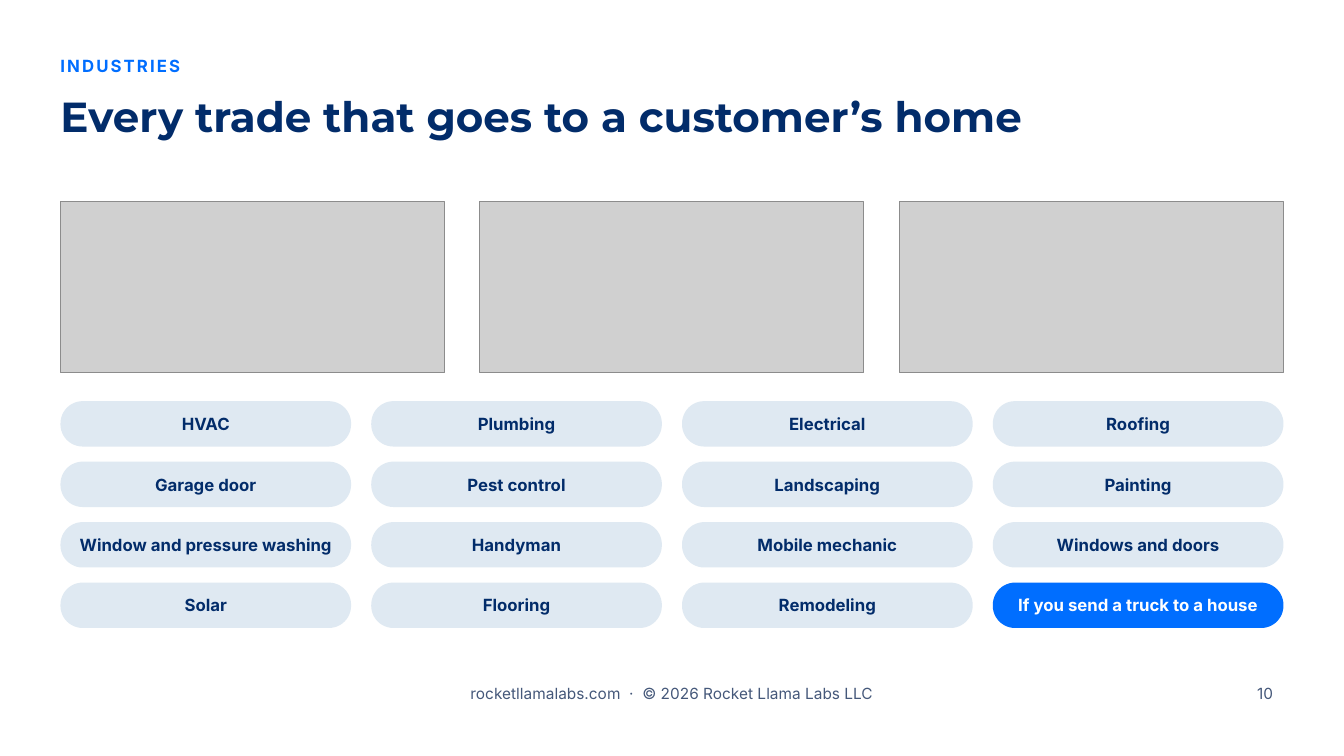
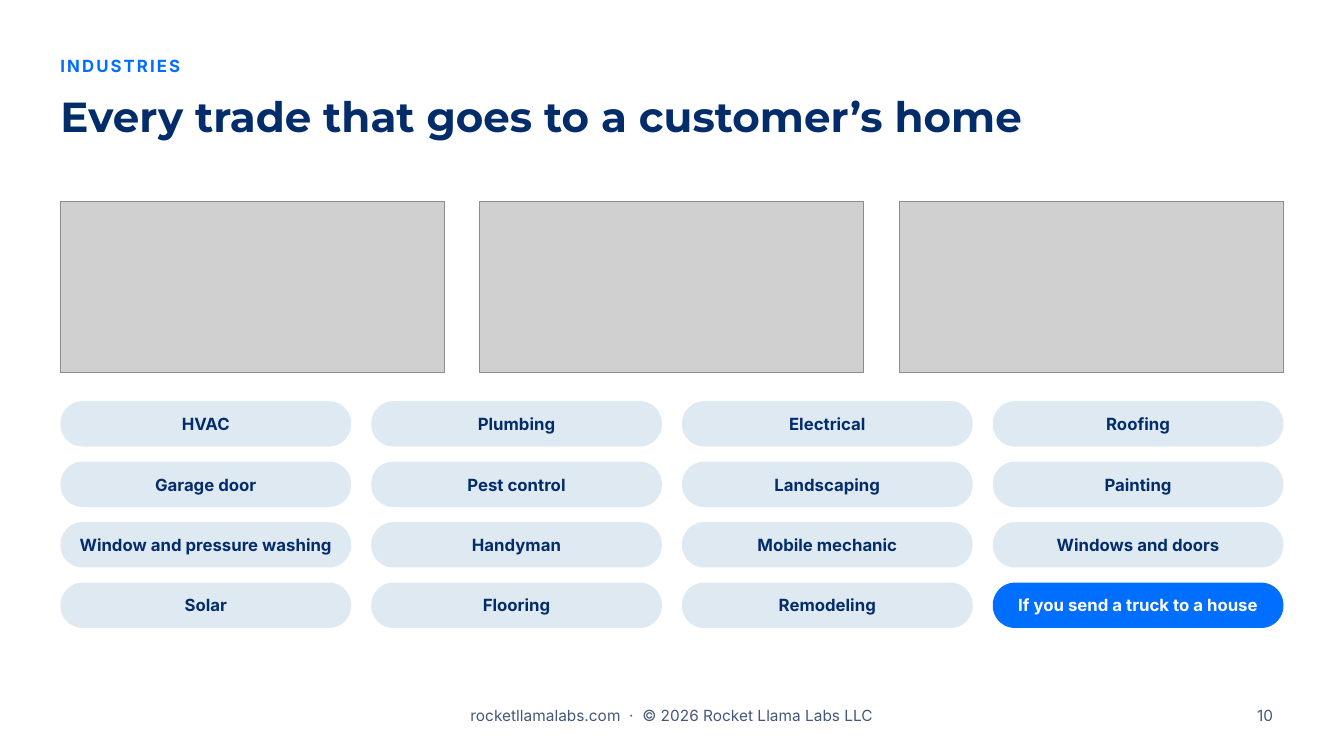
Before and after one commit to RocketLlamaLabs/rocketllama-website, a slide deck: slide 10 of public/slides/v1/rocket-llama-labs-sales-presentation-v1.pptx. Drawn at 1344x756 pixels with LibreOffice and Linux fonts; fonts in the diff are those of the drawing; grey boxes stand for pictures; background and template pictures are left out. Boxes give left, top, right and bottom in pixels: in the first picture for what was removed or moved away, otherwise in the second. Text is boxed around its words. In the diff, an @@ line names an element or a change of style, - is before the commit and + after.

```diff
--- a/public/slides/v1/rocket-llama-labs-sales-presentation-v1.pptx
+++ b/public/slides/v1/rocket-llama-labs-sales-presentation-v1.pptx
@@ text "rocketllamalabs.com · © 2026 Rocket ...": place and size @@
-text "rocketllamalabs.com · © 2026 Rocket ..." at [470,687,872,699]
+text "rocketllamalabs.com · © 2026 Rocket ..." at [470,709,872,721]
@@ page number: place and size @@
-page number at [1257,687,1273,699]
+page number at [1257,709,1273,721]
```
Also in this commit, not shown: 11 other slides changed, 12 other files.
